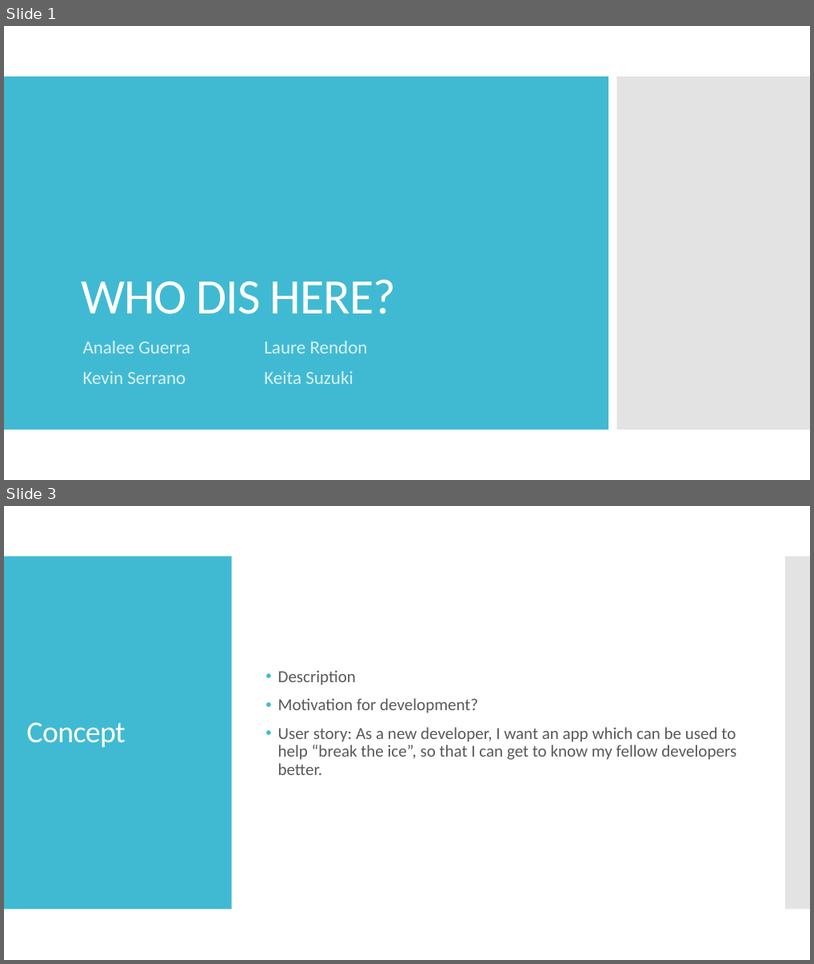
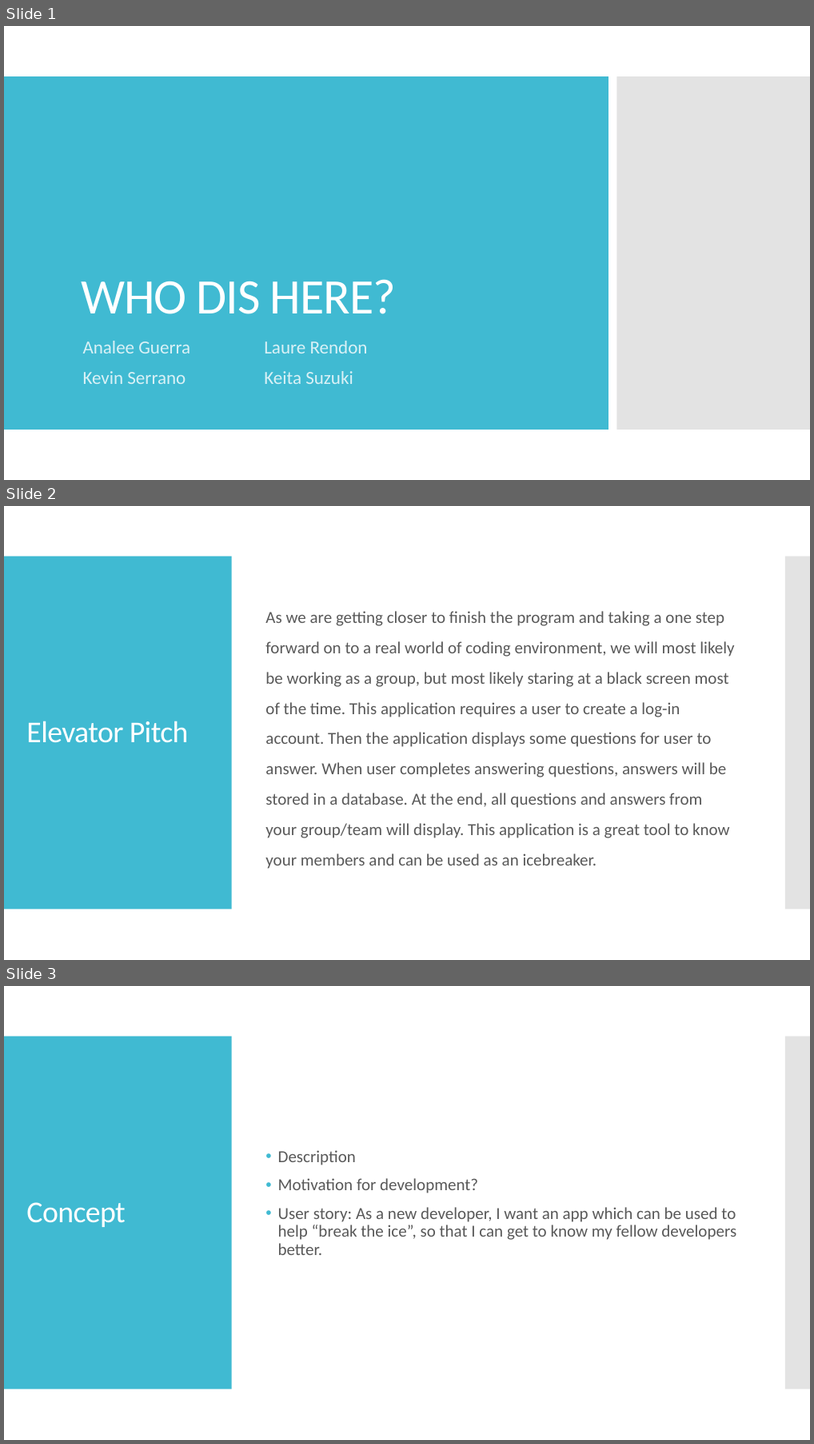
Before and after one commit to aguerra1508/Project2, a slide deck: whoDisHere.pptx. Shown one above the other, each under a label of ours: slides 1 and 3 before the commit, slides 1, 2 and 3 after it; the slides between them are not shown. The pictures are 814x964 and 814x1444 pixels, drawn with LibreOffice and Linux fonts; fonts in the diff are those of the drawing. Boxes give left, top, right and bottom in pixels: in the first picture for what was removed or moved away, otherwise in the second. Text is boxed around its words. In the diff, an @@ line names an element or a change of style, - is before the commit and + after.

```diff
--- a/whoDisHere.pptx
+++ b/whoDisHere.pptx
@@ slide 2 added at (4, 506, 810, 960), background #FFFFFF; not listed: 2 template elements that a slide beside it also shows @@
@@ text added at (266, 611, 734, 868), 20 pt, text #595959 @@
+As we are getting closer to finish the program and taking a one step forward on to a real world of coding environment, we will most likely be working as a group, but most likely staring at a black screen most of the time. This application requires a user to create a log-in account. Then the application displays some questions for user to answer. When user completes answering questions, answers will be stored in a database. At the end, all questions and answers from your group/team will display. This application is a great tool to know your members and can be used as an icebreaker.
@@ title added at (26, 720, 189, 743), 36 pt, text #FFFFFF @@
+Elevator Pitch
```
Also in this commit, not shown: 1 slide changed, 1 slide removed.
